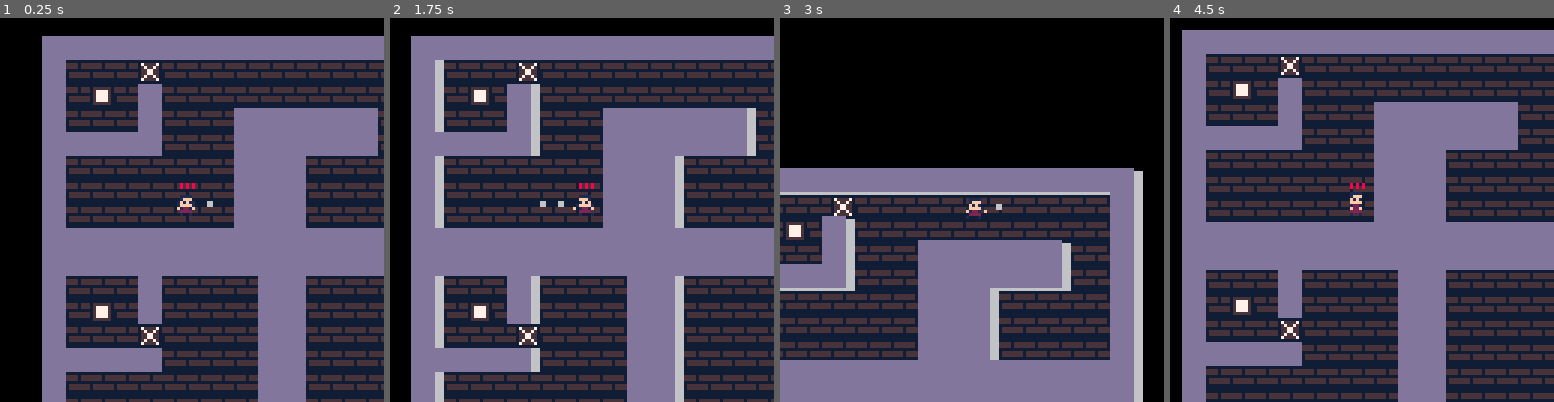
Above: before the commit, frames 1-4 (left to right).
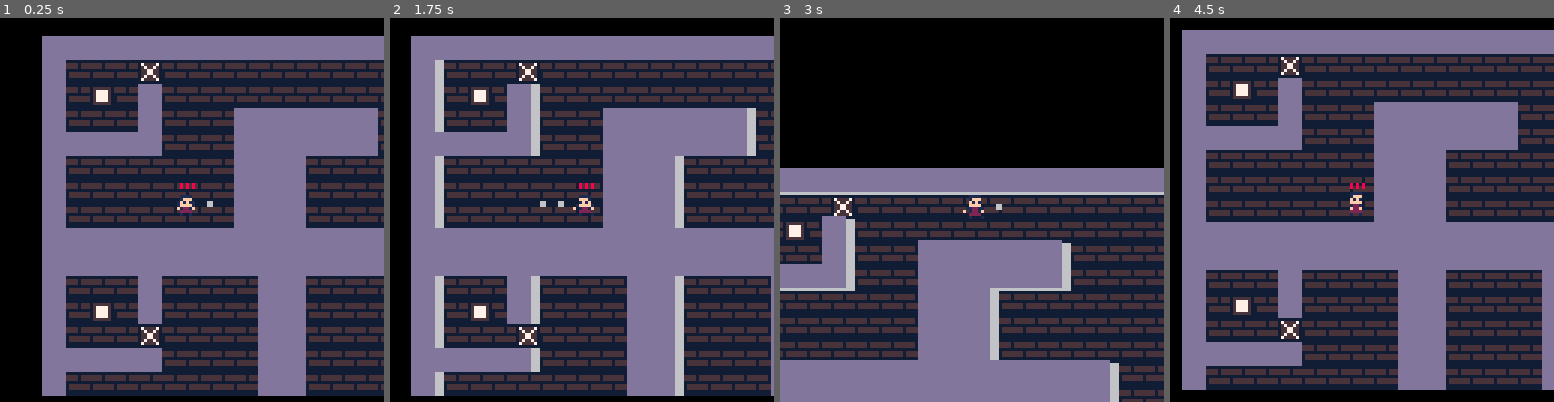
Above: after the commit, the same moments.

Repository: TripleADC/ZombiePico8
Game: PICO-8 cartridge zom8.p8
Same seed, same stepped clock (60 frames per second), same inputs: the game is played once before the commit and once after it.
Inputs:
- Up to frame 1 (0.25 s): no input
- Up to frame 2 (1.75 s): tap X (X key) at 0.33, 1.07 s; tap O (Z key) at 0.7, 1.7 s; hold Right from 1.6 s (still down)
- Up to frame 3 (3 s): tap X (X key) at 1.85, 2.97 s; release Right at 2.1 s; tap O (Z key) at 2.1, 2.5, 2.9 s; hold Up 2.15-2.42 s; hold Right from 2.47 s (still down)
- Up to frame 4 (4.5 s): release Right at 3.03 s; hold Left 3.08-3.58 s; tap O (Z key) at 3.3, 3.7, 4.1 s; hold Down 3.63-3.97 s; hold Right from 4.02 s (still down); tap X (X key) at 4.08 s

The runs differ from the first frame. In frame 1, 1.4% of the frame differs, in the area x 10-100%, y 98-100%; in frame 2, 1.7%; in frame 3, 8.3%, in the area x 47-100%, y 39-100%; in frame 4, 4.0%.

Commit message:
Expanded map
Adjusted distance map to reduce lag

Diff:
--- a/zom8.p8
+++ b/zom8.p8
@@ -3,8 +3,8 @@
 __lua__
 -- main
 
-map_width=16
-map_height=16
+map_width=32
+map_height=32
 m={}
 spawners={}
 walls={}
@@ -192,7 +192,10 @@
 
         draw=function(self)
             -- drawing self sprite
-            self.sp_frames=mid(0, self.sp_frames+1, 30)
+            self.sp_frames+=1
+            if(self.sp_frames == 30) then
+                self.sp_frames = 0
+            end
 
             -- facing up or down
             if(abs(self.dx) < 0.1 and abs(self.dy) < 0.1) then
@@ -715,6 +718,11 @@
         -- note the distance of the current tile
         local curr_tile_dist = m[t.y][t.x]
 
+        -- to reduce lag
+        if curr_tile_dist > 20 then
+            break
+        end
+
         for i=0, 3 do
             -- check adjacent tiles in the cardinal directions
             local d = key_direction[i]
@@ -849,24 +857,58 @@
 
 
 
+…(36 lines of a section not shown)…
 __gff__
 0000010001000000010000000000000000000000000000000000000000000000000000000000000000000000000000000000000000000000000000000000000000000000000000000000000000000000000000000000000000000000000000000000000000000000000000000000000000000000000000000000000000000000
 0000000000000000000000000000000000000000000000000000000000000000000000000000000000000000000000000000000000000000000000000000000000000000000000000000000000000000000000000000000000000000000000000000000000000000000000000000000000000000000000000000000000000000
 __map__
-0202020202020202020202020202020202000000000000000000000000000000000000000000000000000000000000000000000000000000000000000000000000000000000000000000000000000000000000000000000000000000000000000000000000000000000000000000000000000000000000000000000000000000
-0205050507050505050505050505050502000000000000000000000000000000000000000000000000000000000000000000000000000000000000000000000000000000000000000000000000000000000000000000000000000000000000000000000000000000000000000000000000000000000000000000000000000000
-0205060502050505050505050505050502000000000000000000000000000000000000000000000000000000000000000000000000000000000000000000000000000000000000000000000000000000000000000000000000000000000000000000000000000000000000000000000000000000000000000000000000000000
-0205050502050505020202020202050502000000000000000000000000000000000000000000000000000000000000000000000000000000000000000000000000000000000000000000000000000000000000000000000000000000000000000000000000000000000000000000000000000000000000000000000000000000
-0202020202050505020202020202050502000000000000000000000000000000000000000000000000000000000000000000000000000000000000000000000000000000000000000000000000000000000000000000000000000000000000000000000000000000000000000000000000000000000000000000000000000000
-0205050505050505080808050505050502000000000000000000000000000000000000000000000000000000000000000000000000000000000000000000000000000000000000000000000000000000000000000000000000000000000000000000000000000000000000000000000000000000000000000000000000000000
-0205050505050505080808050505050502000000000000000000000000000000000000000000000000000000000000000000000000000000000000000000000000000000000000000000000000000000000000000000000000000000000000000000000000000000000000000000000000000000000000000000000000000000
-0205050505050505080808050505050502000000000000000000000000000000000000000000000000000000000000000000000000000000000000000000000000000000000000000000000000000000000000000000000000000000000000000000000000000000000000000000000000000000000000000000000000000000
-0202020202020202020202020808080202000000000000000000000000000000000000000000000000000000000000000000000000000000000000000000000000000000000000000000000000000000000000000000000000000000000000000000000000000000000000000000000000000000000000000000000000000000
-0202020202020202020202020808080202000000000000000000000000000000000000000000000000000000000000000000000000000000000000000000000000000000000000000000000000000000000000000000000000000000000000000000000000000000000000000000000000000000000000000000000000000000
-0205050502050505050202050505050502000000000000000000000000000000000000000000000000000000000000000000000000000000000000000000000000000000000000000000000000000000000000000000000000000000000000000000000000000000000000000000000000000000000000000000000000000000
-0205060502050505050202050505050502000000000000000000000000000000000000000000000000000000000000000000000000000000000000000000000000000000000000000000000000000000000000000000000000000000000000000000000000000000000000000000000000000000000000000000000000000000
-0205050507050505050202050505050502000000000000000000000000000000000000000000000000000000000000000000000000000000000000000000000000000000000000000000000000000000000000000000000000000000000000000000000000000000000000000000000000000000000000000000000000000000
-0202020202050505050808050505050502000000000000000000000000000000000000000000000000000000000000000000000000000000000000000000000000000000000000000000000000000000000000000000000000000000000000000000000000000000000000000000000000000000000000000000000000000000
-0205050505050505050808050505050502000000000000000000000000000000000000000000000000000000000000000000000000000000000000000000000000000000000000000000000000000000000000000000000000000000000000000000000000000000000000000000000000000000000000000000000000000000
-0205050505050505050808050505050502000000000000000000000000000000000000000000000000000000000000000000000000000000000000000000000000000000000000000000000000000000000000000000000000000000000000000000000000000000000000000000000000000000000000000000000000000000
-0202020202020202020202020202020202000000000000000000000000000000000000000000000000000000000000000000000000000000000000000000000000000000000000000000000000000000000000000000000000000000000000000000000000000000000000000000000000000000000000000000000000000000
+0202020202020202020202020202020202020202020202020202020202020202000000000000000000000000000000000000000000000000000000000000000000000000000000000000000000000000000000000000000000000000000000000000000000000000000000000000000000000000000000000000000000000000
+0205050507050505050505050505050505050505050505050505050505050502000000000000000000000000000000000000000000000000000000000000000000000000000000000000000000000000000000000000000000000000000000000000000000000000000000000000000000000000000000000000000000000000
+0205060502050505050505050505050505050505050505050505050505050502000000000000000000000000000000000000000000000000000000000000000000000000000000000000000000000000000000000000000000000000000000000000000000000000000000000000000000000000000000000000000000000000
+0205050502050505020202020202050505050505050505050505050505050502000000000000000000000000000000000000000000000000000000000000000000000000000000000000000000000000000000000000000000000000000000000000000000000000000000000000000000000000000000000000000000000000
+0202020202050505020202020202050505050505050505050505050505050502000000000000000000000000000000000000000000000000000000000000000000000000000000000000000000000000000000000000000000000000000000000000000000000000000000000000000000000000000000000000000000000000
+0205050505050505080808050505050505050505050505050505050505050502000000000000000000000000000000000000000000000000000000000000000000000000000000000000000000000000000000000000000000000000000000000000000000000000000000000000000000000000000000000000000000000000
+0205050505050505080808050505050505050505050505050505050505050502000000000000000000000000000000000000000000000000000000000000000000000000000000000000000000000000000000000000000000000000000000000000000000000000000000000000000000000000000000000000000000000000
+0205050505050505080808050505050505050505050505050505050505050502000000000000000000000000000000000000000000000000000000000000000000000000000000000000000000000000000000000000000000000000000000000000000000000000000000000000000000000000000000000000000000000000
+0202020202020202020202020808080205050505050505050505050505050502000000000000000000000000000000000000000000000000000000000000000000000000000000000000000000000000000000000000000000000000000000000000000000000000000000000000000000000000000000000000000000000000
+0202020202020202020202020808080205050505050505050505050505050502000000000000000000000000000000000000000000000000000000000000000000000000000000000000000000000000000000000000000000000000000000000000000000000000000000000000000000000000000000000000000000000000
+0205050502050505050202050505050205050505050505050505050505050502000000000000000000000000000000000000000000000000000000000000000000000000000000000000000000000000000000000000000000000000000000000000000000000000000000000000000000000000000000000000000000000000
+0205060502050505050202050505050205050505050505050505050505050502000000000000000000000000000000000000000000000000000000000000000000000000000000000000000000000000000000000000000000000000000000000000000000000000000000000000000000000000000000000000000000000000
+0205050507050505050202050505050205050505050505050505050505050502000000000000000000000000000000000000000000000000000000000000000000000000000000000000000000000000000000000000000000000000000000000000000000000000000000000000000000000000000000000000000000000000
+0202020202050505050808050505050205050505050505050505050505050502000000000000000000000000000000000000000000000000000000000000000000000000000000000000000000000000000000000000000000000000000000000000000000000000000000000000000000000000000000000000000000000000
+020505050505050505080805050505020505050505
Not shown, changed: 36 lines of the sprite sheet (__gfx__) section of zom8.p8
